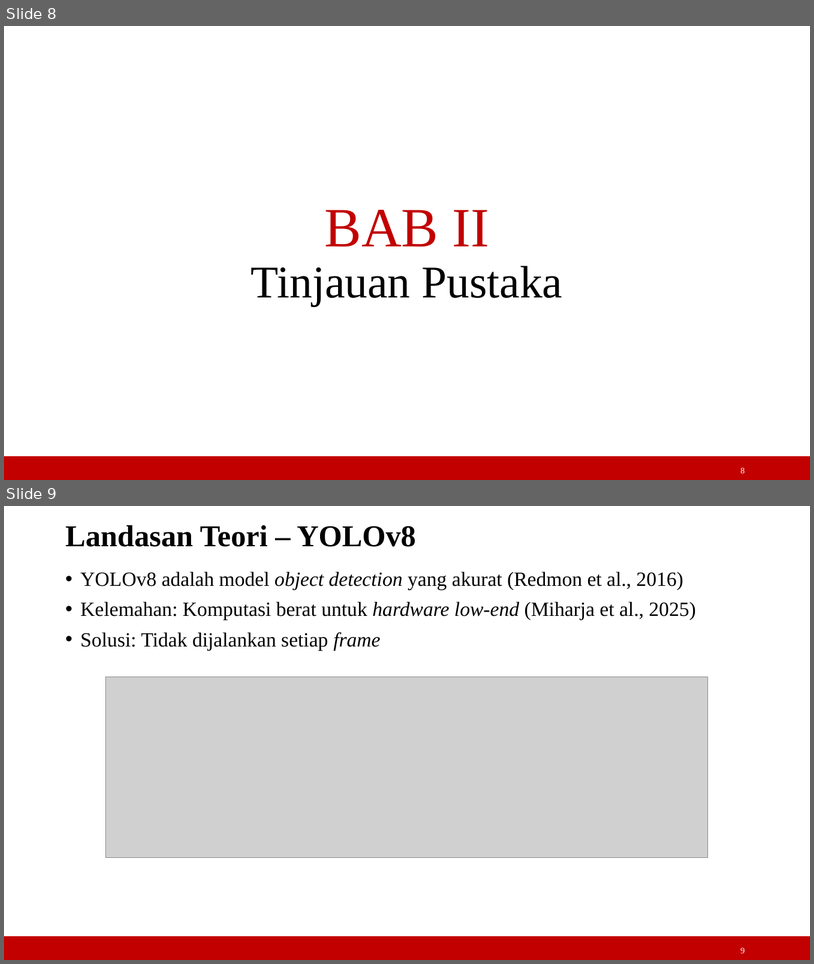
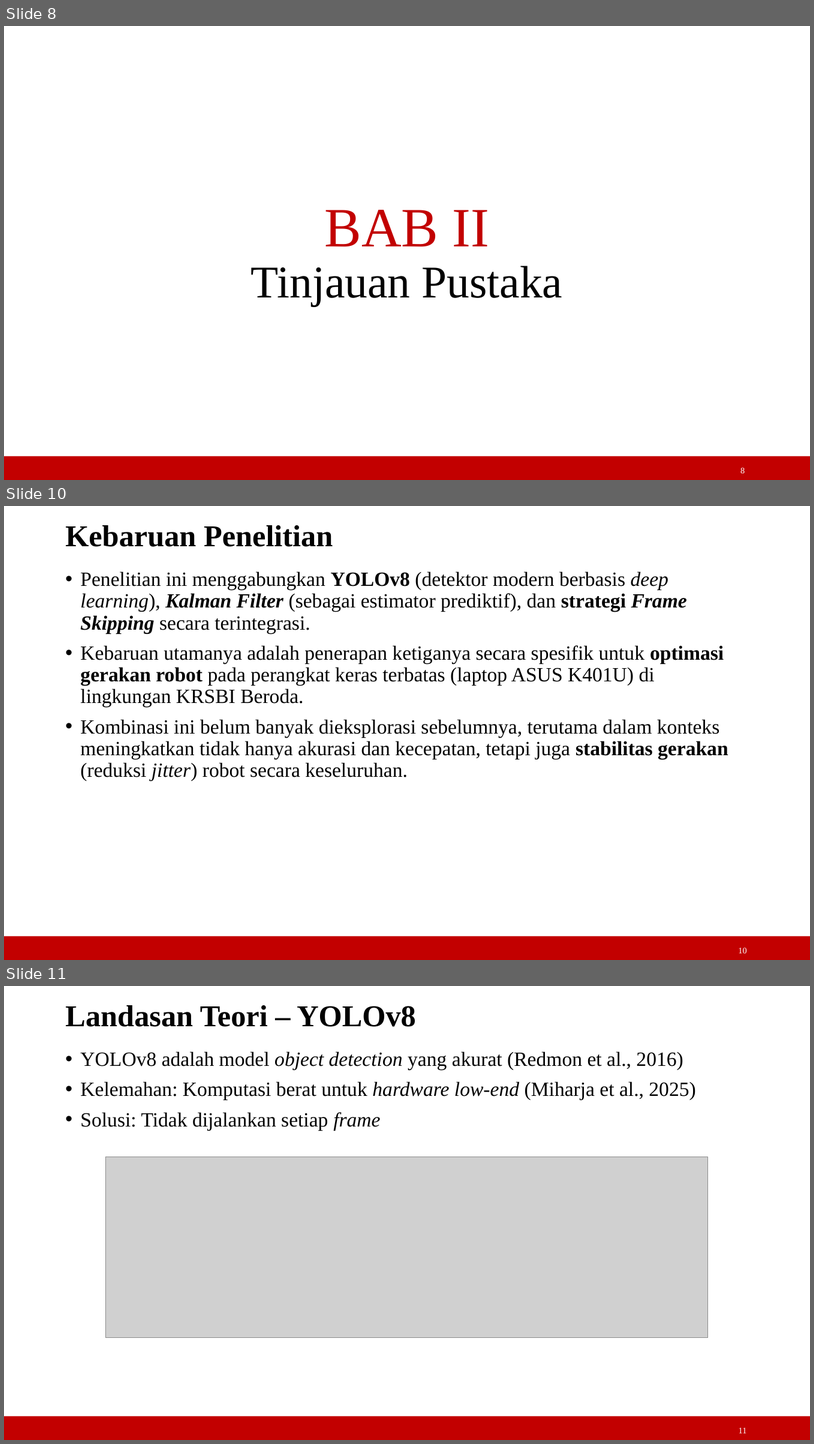
Before and after one commit to freack21/myTA, a slide deck: laporan/slide_semhas.ppt. Shown one above the other, each under a label of ours: slides 8 and 9 before the commit, slides 8, 10 and 11 after it; the slides between them are not shown. The pictures are 814x964 and 814x1444 pixels, drawn with LibreOffice and Linux fonts; fonts in the diff are those of the drawing; grey boxes stand for pictures. Boxes give left, top, right and bottom in pixels: in the first picture for what was removed or moved away, otherwise in the second. Text is boxed around its words. In the diff, an @@ line names an element or a change of style, - is before the commit and + after.

Commit message:
tambah penelitian terdahulu di ppt semhas

```diff
--- a/laporan/slide_semhas.ppt
+++ b/laporan/slide_semhas.ppt
@@ slide 10 added at (4,506,810,960), background #FFFFFF; not listed: 1 template element that a slide beside it also shows @@
@@ text added at (65,525,333,547), 36 pt, text #000000, bold @@
+Kebaruan Penelitian
@@ text added at (80,571,729,781), 24 pt, text #000000 @@
+• Penelitian ini menggabungkan YOLOv8 (detektor modern berbasis deep learning), Kalman Filter (sebagai estimator prediktif), dan strategi Frame Skipping secara terintegrasi.
+• Kebaruan utamanya adalah penerapan ketiganya secara spesifik untuk optimasi gerakan robot pada perangkat keras terbatas (laptop ASUS K401U) di lingkungan KRSBI Beroda.
+• Kombinasi ini belum banyak dieksplorasi sebelumnya, terutama dalam konteks meningkatkan tidak hanya akurasi dan kecepatan, tetapi juga stabilitas gerakan (reduksi jitter) robot secara keseluruhan.
@@ page number added at (738,947,747,953), 10.2 pt, text #FFFFFF @@
+10
@@ what was slide 9 is now slide 11 @@
@@ page number at (739,1427,747,1433): text changed @@
-9
+11
```
Also in this commit, not shown: 5 slides changed, 3 other slides added, 2 other files.
